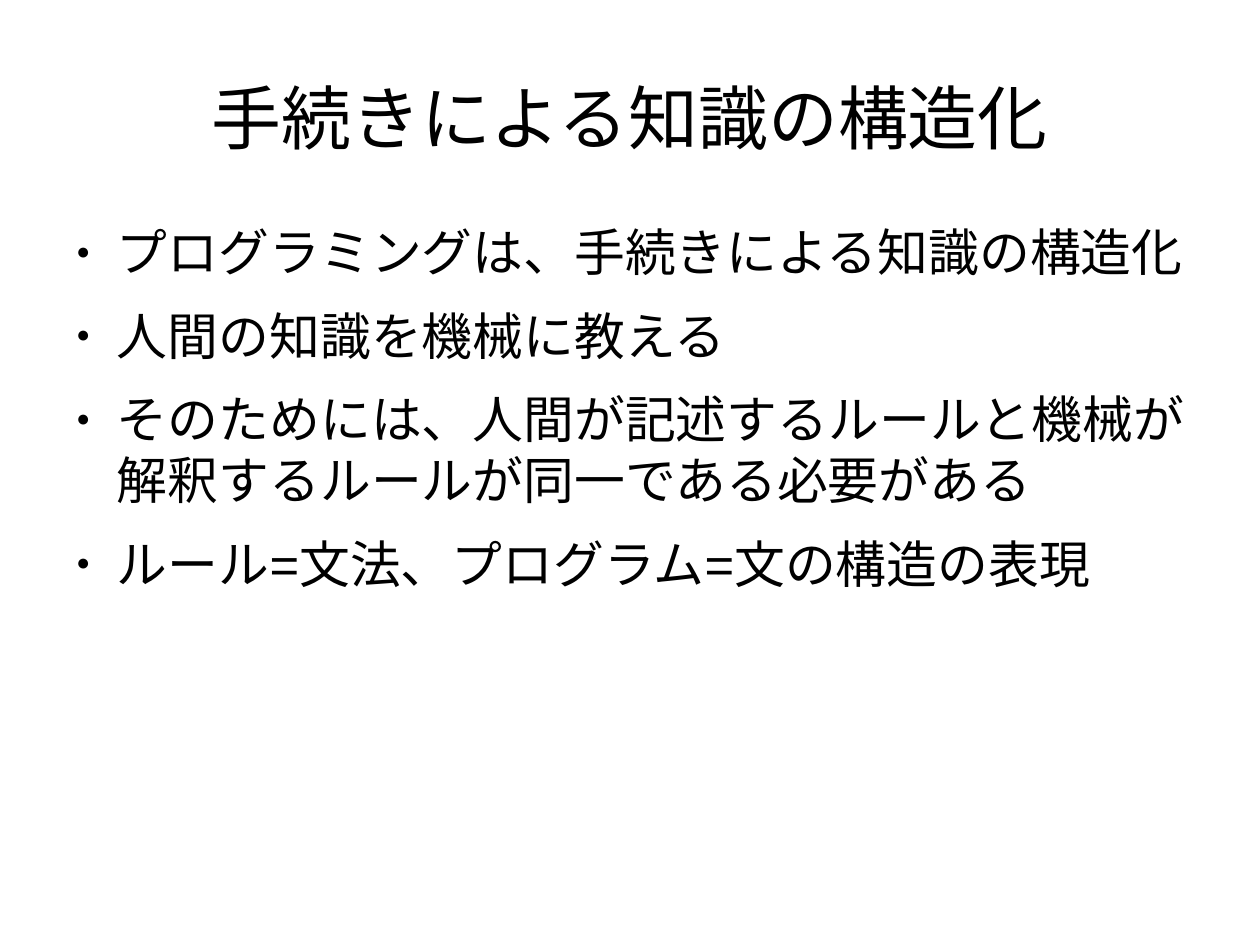
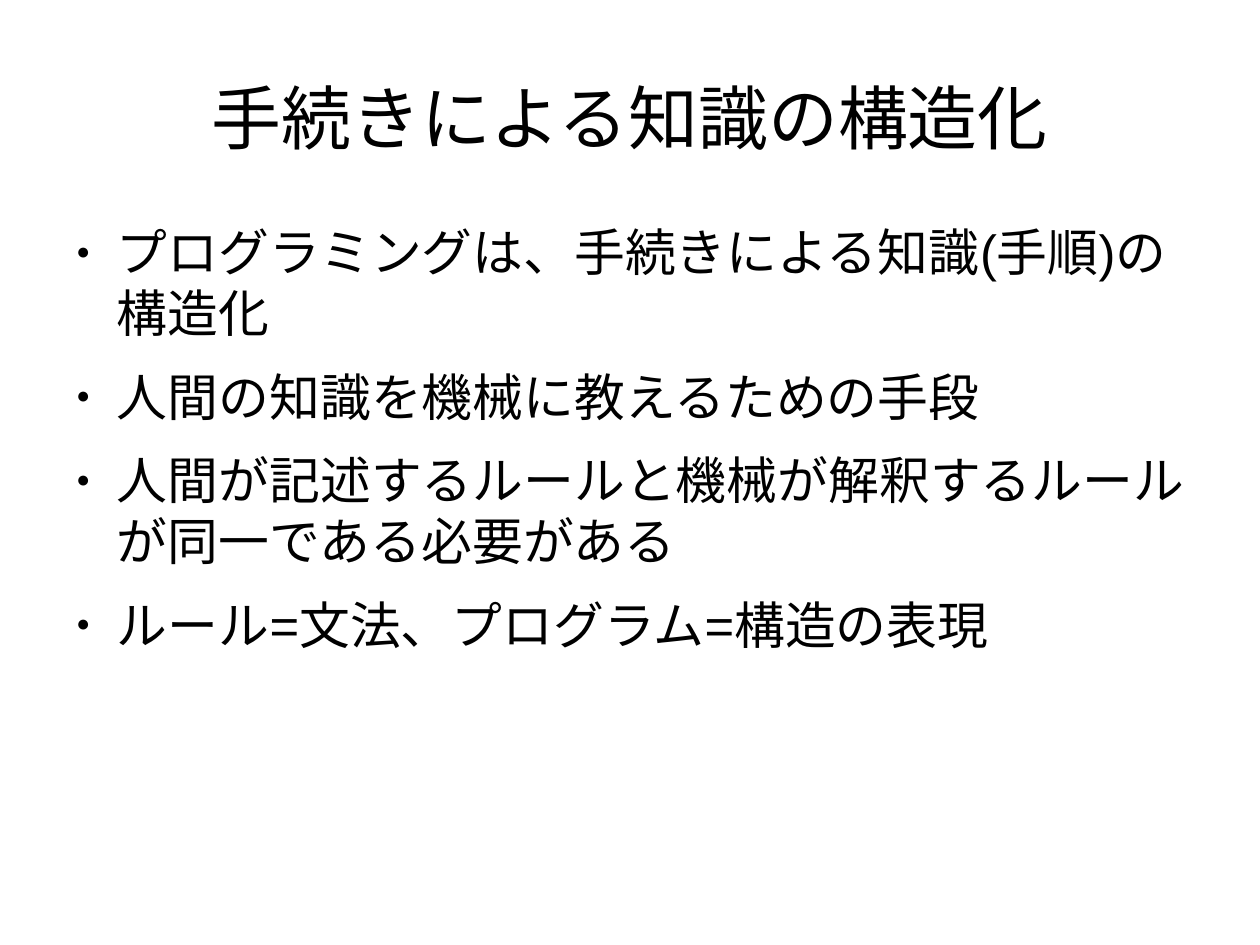
Before and after one commit to kouamano/Lecture_chishikikouzouka, a slide deck: slide 4 of 回答(fib).odp (slide 3 before the commit). Drawn at 1260x945 pixels with LibreOffice and Linux fonts; fonts in the diff are those of the drawing. Boxes give left, top, right and bottom in pixels: in the first picture for what was removed or moved away, otherwise in the second. Text is boxed around its words. In the diff, an @@ line names an element or a change of style, - is before the commit and + after.

Commit message:
add

```diff
--- a/回答(fib).odp
+++ b/回答(fib).odp
@@ text at [117, 228, 1184, 649]: text changed @@
-● プログラミングは、手続きによる知識の構造化
-● 人間の知識を機械に教える
-● そのためには、人間が記述するルールと機械が解釈するルールが同一である必要がある
-● ルール=文法、プログラム=文の構造の表現
+● プログラミングは、手続きによる知識(手順)の構造化
+● 人間の知識を機械に教えるための手段
+● 人間が記述するルールと機械が解釈するルールが同一である必要がある
+● ルール=文法、プログラム=構造の表現
```
Also in this commit, not shown: 1 other slide changed, 1 slide added.
